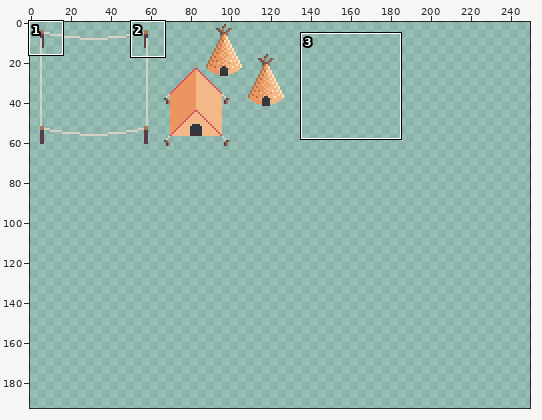
Two states of a pixel-art file, Assets/Art/Textures/Tilemap/Buildings.aseprite. Above, an overview of the earlier version with the close-up marked.
Close-up. Before the edit:
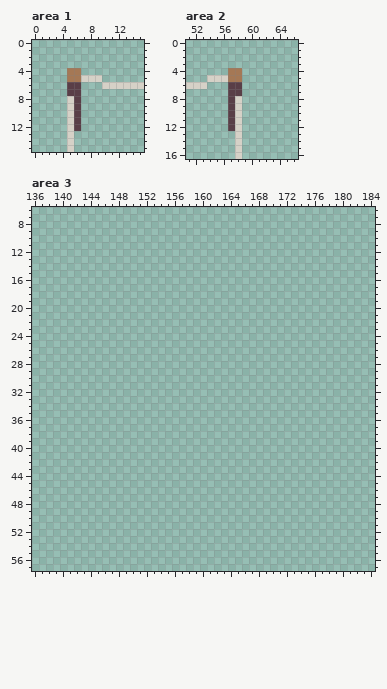
256x256 pixels, 1 frame. Shown: area 1: x 0..15, y 0..15; area 2: x 51..66, y 0..16; area 3: x 136..184, y 6..57. The wide view leaves out empty margins. The commit also changed other parts of the picture, which this record leaves out.
The same view after the edit:
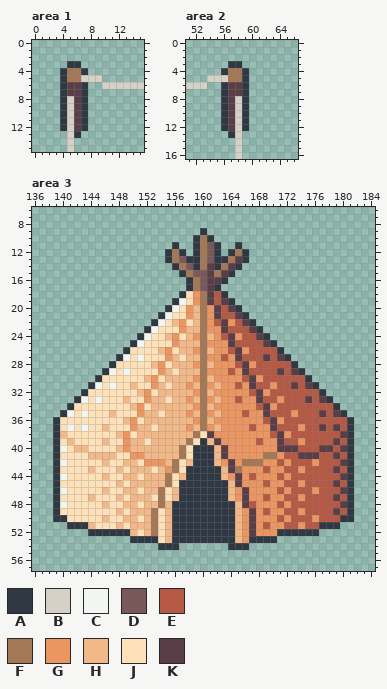
Palette (. is transparent): A #303843  B #d6d1c7  C #f1f6f0  D #7a5859  E #b55945  F #a57855  G #eb9661  H #f2b888  J #fee1b8  K #593e47
The edit:
Changed rows in their new state; - is an unchanged pixel.
Area 1:
first column x 4:
 3 -AA-
 4 A--A
 5 A---
 6 A--A
 7 A--A
 8 A--A
 9 A--A
10 A--A
11 A--A
12 A--A
13 --A-
Area 2:
first column x 56:
 3 -AA-
 4 A--A
 5 ---A
 6 A--A
 7 A--A
 8 A--A
 9 A--A
10 A--A
11 A--A
12 A--A
13 -A--
Area 3:
first column x 139:
 9 ---------------------A---------------------
10 --------------------AFA--------------------
11 -----------------A--AFDA--A----------------
12 ----------------AFA-AFDA-AFA---------------
13 ----------------AFDAAFDAAFKA---------------
14 -----------------AFDAFKAFKA----------------
15 ------------------AFDDKFKA-----------------
16 -------------------AFDKKA------------------
17 -------------------AFDKA-------------------
18 ------------------AJGFKEA------------------
19 -----------------ACJGFKEKA-----------------
20 ----------------ACJGHFGKEKA----------------
21 ---------------ACJJGHFGKEEKA---------------
22 --------------ACJHGJHFGEKGEKA--------------
23 -------------ACJJJGHHFGGKEEEKA-------------
24 ------------ACJJHGJHGFHGEKGEEKA------------
25 -----------ACJJJJGHHHFGGGKEEEEKA-----------
26 ----------AJJJJHGJHHGFHGGEKGEEEEA----------
27 ---------ACJCJJJGHJHHFGGEGKEEEKEKA---------
28 --------AJJJJJHGJHHHGFHGGGEKGEEEEEA--------
29 -------ACJCJJJJGHJHHHFGGGEGKEEEEKEKA-------
30 ------AJJJJJJHGJHHHHGFHGGGGEKGEEEEEEA------
31 -----ACJCJJHJJGHJHHGHFGHGGEGKEEGEEKEKA-----
32 ----AJJJJJJJHGJHHHHHGFHGGGGGEKGEEEEEEEA----
33 ---ACJCJJJHJJGHHJHHGHFGHGGEGGKEEGEEEKEKA---
34 --AJJJJJJJJHGJHHHHHHGFHGGGGGGEKGEEEEEEEEA--
35 -ACJCJJJHJJJGHHJHHHGHFGHGGGEGGKEEEGEEEKEKA-
36 AJJJJJJJJJHGJHHHHHHHGFHGGGGGGGEKGEEEEEEEEEA
37 AJCJCJJHJJJGHHJHHHHGHFGHGGGGEGGKEEEGEEKEKEA
38 AHJJJJJJJHGJHHHHHHHHFJKGGGGGGGGEKGEEEEEEEKA
39 AJHJJJJHJJGHHJHHHHHFJAHKGGGGGEGGKEEGEEEEKEA
40 ACJHHJJJJHGHHHHHHHFJAAAHKGGGGGGGKKKEEEKKEKA
41 AJJJJHHHHJJGGHHHHHFJAAAHKGGGGGFFGEEKKKEEKEA
42 ACJJJJJHJJHHJGGGHFJHAAAHGKGFFFGGEGEEEGEEEKA
43 AJJJJHJJJHJHHHJHGFJAAAAAHKFGGGEGGEEGEEEEKEA
44 ACJJJJJHJJHHJHHHFJHAAAAAHGKGEGGGEGEEEEEEEKA
45 AJJJJJJJJHJHHHHHFJAAAAAAAHKGGGEGGEEGEEEEKEA
46 ACJJJJJHJJHHJHHFJHAAAAAAAHGKGGGGEGEEEGEEEKA
47 AJJJJHJJJHJHHHJFJHAAAAAAAHGKGGEGGEEGEEEEKEA
48 ACJJJJJHJJHHJHHFHAAAAAAAAAHKEGGGEGEEEEEEEKA
49 AJJJJJJJJHJHHHFJHAAAAAAAAAHGKGEGGEEGEEEEKEA
50 AAJJJJJHJJHHJHFJHAAAAAAAAAHGKGGGEGEEEGEEEAA
51 --AAAHJJJHJHHHFJHAAAAAAAAAHGKGEGGEEGEEAAA--
52 -----AAAAAAHJHFJHAAAAAAAAAHGKGGGAAAAAA-----
53 -----------AAAAJHAAAAAAAAAHGAAAA-----------
54 ---------------AAA-------AAA---------------
Changed places in both close-ups, as pixel boxes (x1, y1, x2, y2):
added: (60, 61, 88, 138)
added: (221, 61, 249, 138)
added: (53, 228, 354, 550)
